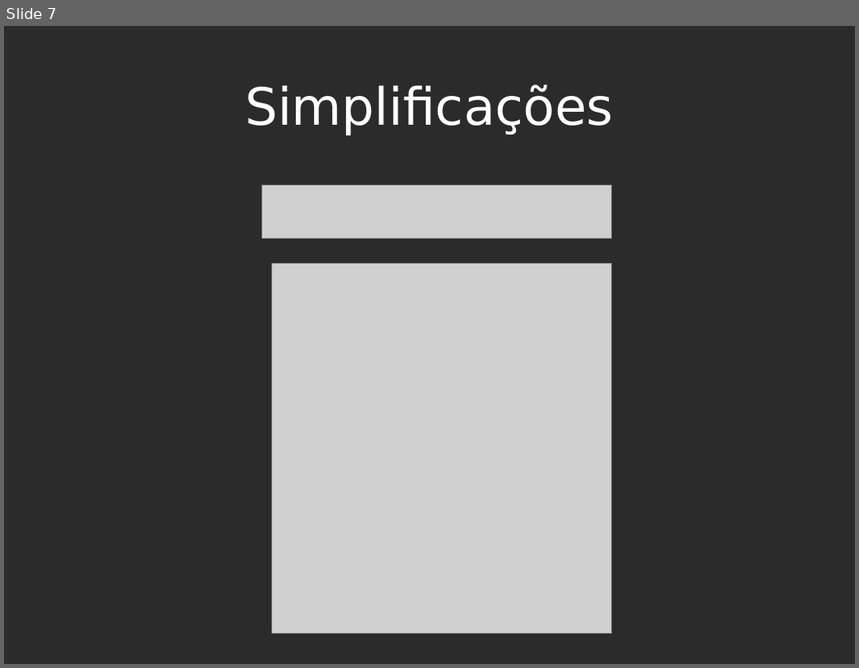
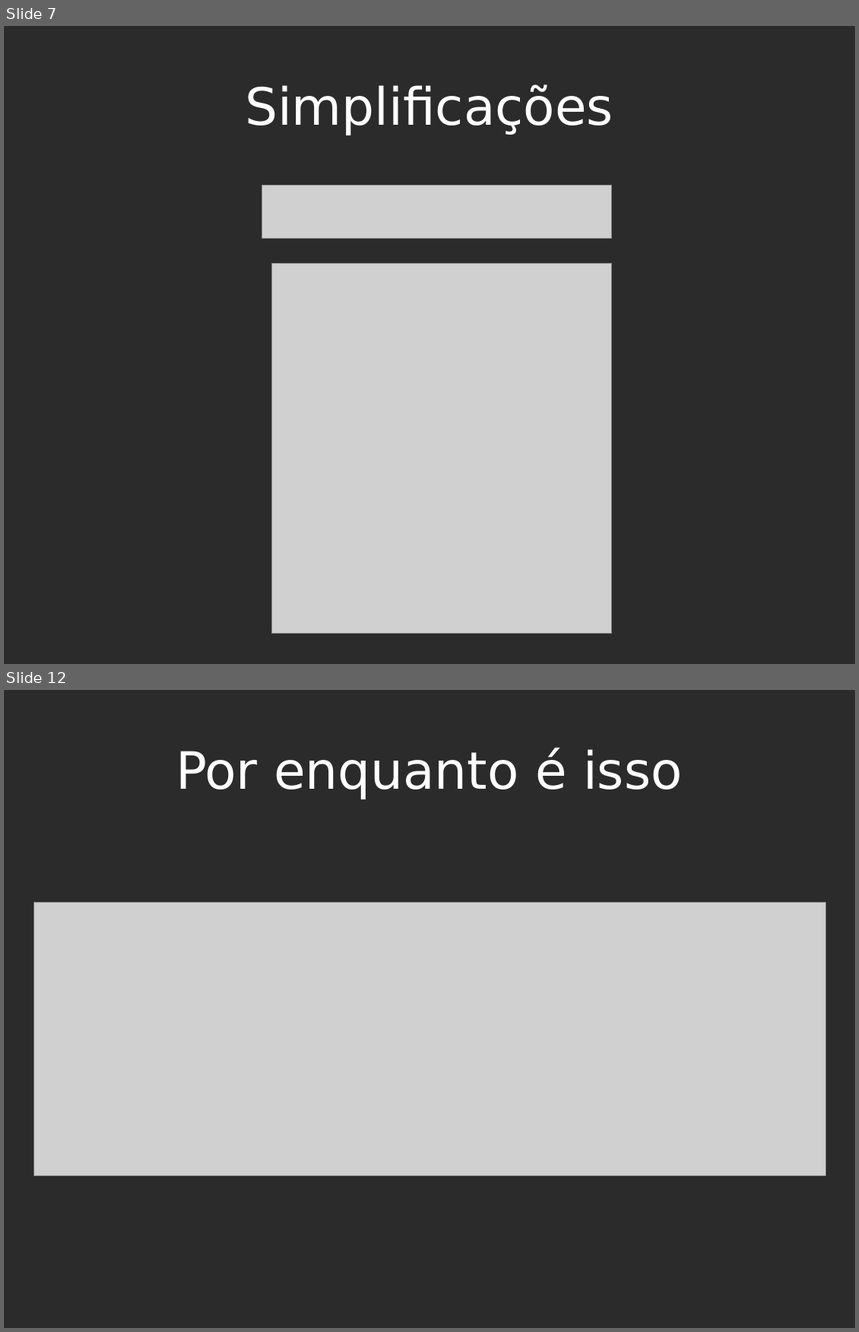
Before and after one commit to ArthurCarmo/mini-cas, a slide deck: doc/pmini-cas06.odp. Shown one above the other, each under a label of ours: slide 7 before the commit, slides 7 and 12 after it; the slides between them are not shown. The pictures are 859x668 and 859x1332 pixels, drawn with LibreOffice and Linux fonts; fonts in the diff are those of the drawing; grey boxes stand for pictures; background and template pictures are left out; a plain dark background stands for a picture behind light text. Boxes give left, top, right and bottom in pixels: in the first picture for what was removed or moved away, otherwise in the second. Text is boxed around its words. In the diff, an @@ line names an element or a change of style, - is before the commit and + after.

```diff
--- a/doc/pmini-cas06.odp
+++ b/doc/pmini-cas06.odp
@@ slide 12 added at <box>4,690,855,1328</box>, background picture (left out) @@
@@ title added at <box>176,748,683,799</box>, 48 pt, text #FFFFFF @@
+Por enquanto é isso
@@ picture added at <box>34,904,826,1176</box> @@
```
Also in this commit, not shown: 1 slide changed, 5 other slides added, 4 other files.
